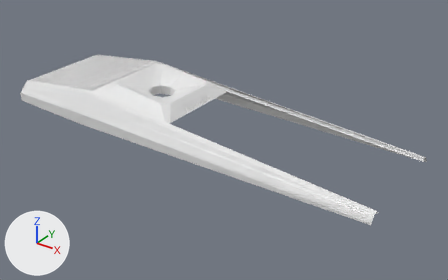
One commit to the Blender file wasabi/media_src/atari-7800-controller.blend: the scene before it, then after it.
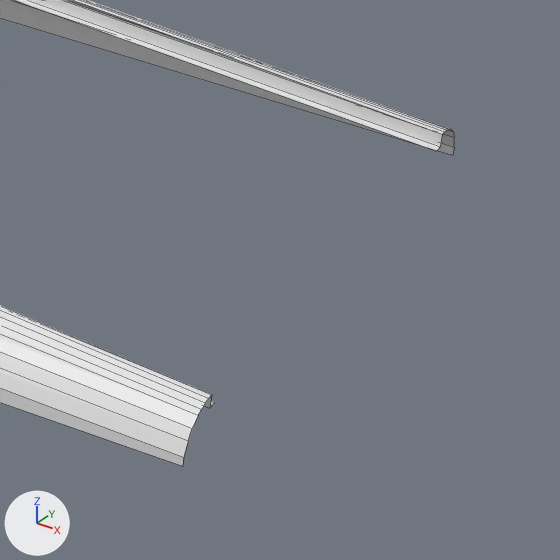
Old and new are each drawn whole from a 50 mm lens placed at (16.76, -17.32, 9.84), pointed at (4.44, -0.11, -1.12) and again close up on the part from 75% to 100% of the width and 47% to 87% of the height. Lighting does not change. The marker at lower left points along +X, +Y and +Z. The close-ups show mesh edges as thin lines.
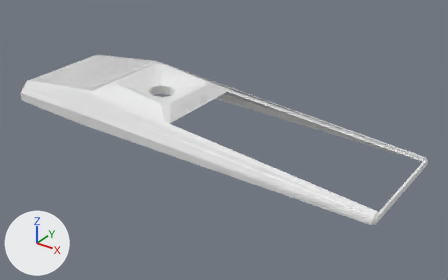
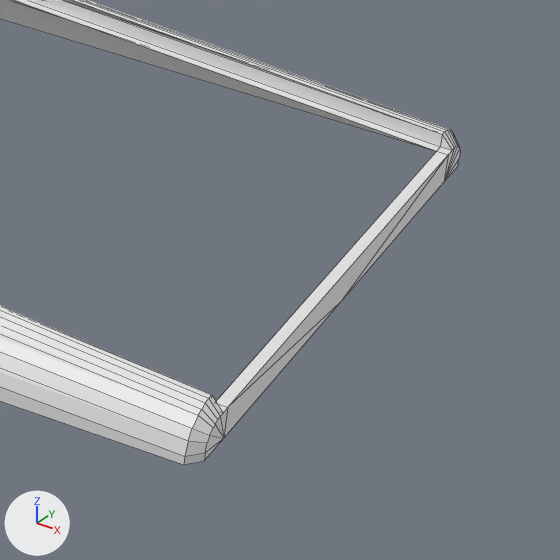
Commit message: do the curvy bits at the base

Diff of the bpy script that builds the scene:
```diff
--- a/wasabi/media_src/atari-7800-controller.blend.py
+++ b/wasabi/media_src/atari-7800-controller.blend.py
@@ me_circle @@
 # used by ob_circle; location = (4.836, -0.124, 0.0)
-me_circle.from_pydata(...)  # 471 vertices, 442 faces; spans x -9.4..6.6, y -2.6..2.6, z -0.9..0.7
+me_circle.from_pydata(...)  # 494 vertices, 476 faces; spans x -9.4..6.7, y -2.6..2.6, z -0.9..0.7
+# me_circle part 1
+# 23 vertices are added at x 6.7, y -2.2..2.2, z -0.9..-0.6
+# 34 new faces join them
```

Boxes (x1, y1, x2, y2) around the edits, measured in the close-ups (560 x 560 px):
'Circle', reshaped
    before: (0, 0, 454, 466)
    after: (0, 0, 460, 465)
part 1 of me_circle, added
    after: (184, 129, 460, 465)
